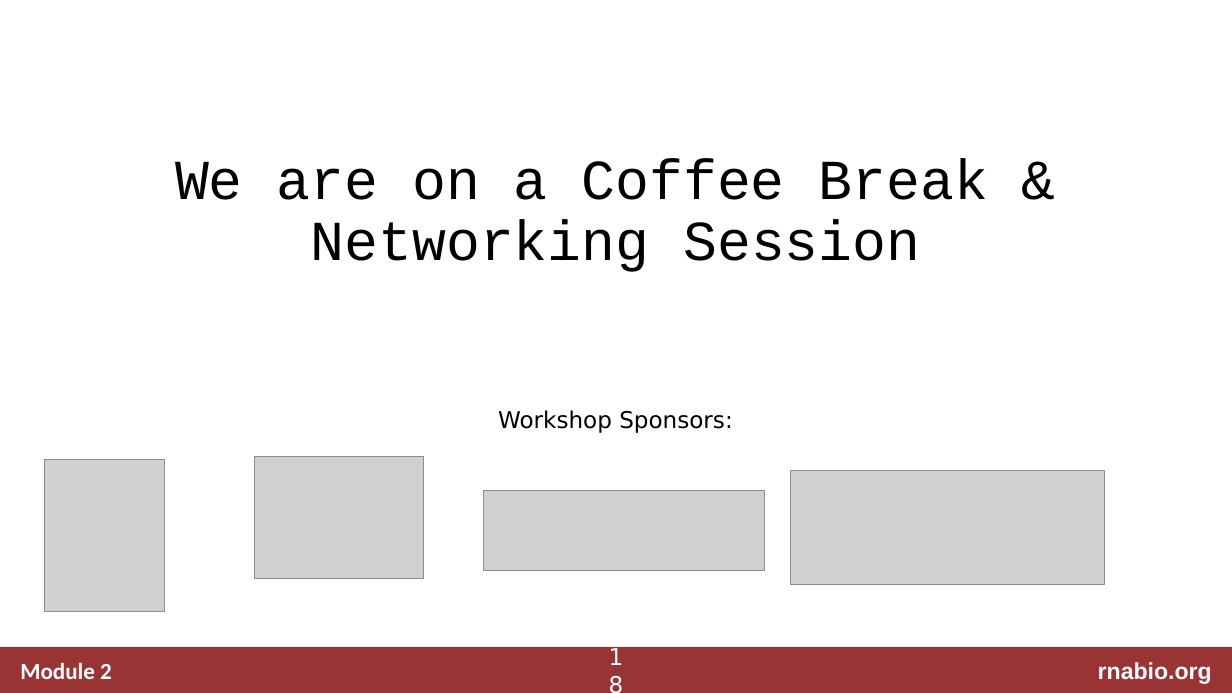
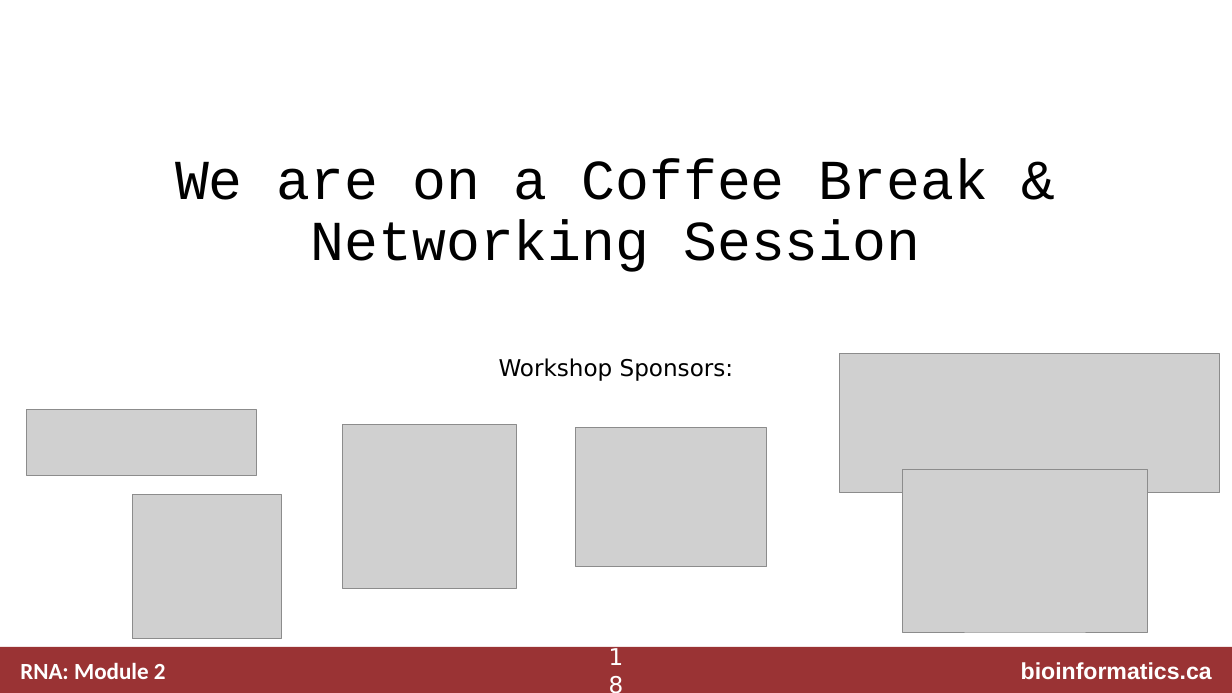
Before and after one commit to griffithlab/rnabio.org, a slide deck: slide 18 of assets/lectures/cbw/2021/mini/RNASeq_MiniLecture_02_01_Alignment.pptx. Drawn at 1232x693 pixels with LibreOffice and Linux fonts; fonts in the diff are those of the drawing; grey boxes stand for pictures. Boxes give left, top, right and bottom in pixels: in the first picture for what was removed or moved away, otherwise in the second. Text is boxed around its words. In the diff, an @@ line names an element or a change of style, - is before the commit and + after.

```diff
--- a/assets/lectures/cbw/2021/mini/RNASeq_MiniLecture_02_01_Alignment.pptx
+++ b/assets/lectures/cbw/2021/mini/RNASeq_MiniLecture_02_01_Alignment.pptx
@@ text "Workshop Sponsors:": place and size @@
-text "Workshop Sponsors:" at box(498, 410, 732, 433)
+text "Workshop Sponsors:" at box(499, 358, 733, 381)
@@ picture added at box(840, 354, 1221, 493) @@
@@ picture added at box(26, 410, 256, 476) @@
@@ picture added at box(343, 424, 517, 588) @@
@@ picture added at box(576, 428, 767, 567) @@
@@ picture removed at box(45, 459, 165, 612) @@
@@ picture removed at box(254, 457, 423, 579) @@
@@ picture removed at box(790, 471, 1105, 585) @@
@@ picture added at box(903, 470, 1148, 632) @@
@@ picture added at box(132, 495, 281, 640) @@
@@ picture removed at box(483, 491, 764, 570) @@
@@ text at box(20, 662, 166, 679): text changed @@
-Module 2
+RNA: Module 2
@@ text at box(1021, 662, 1212, 679): text changed @@
-rnabio.org
+bioinformatics.ca
```
Also in this commit, not shown: 17 other slides changed, 29 other files.
